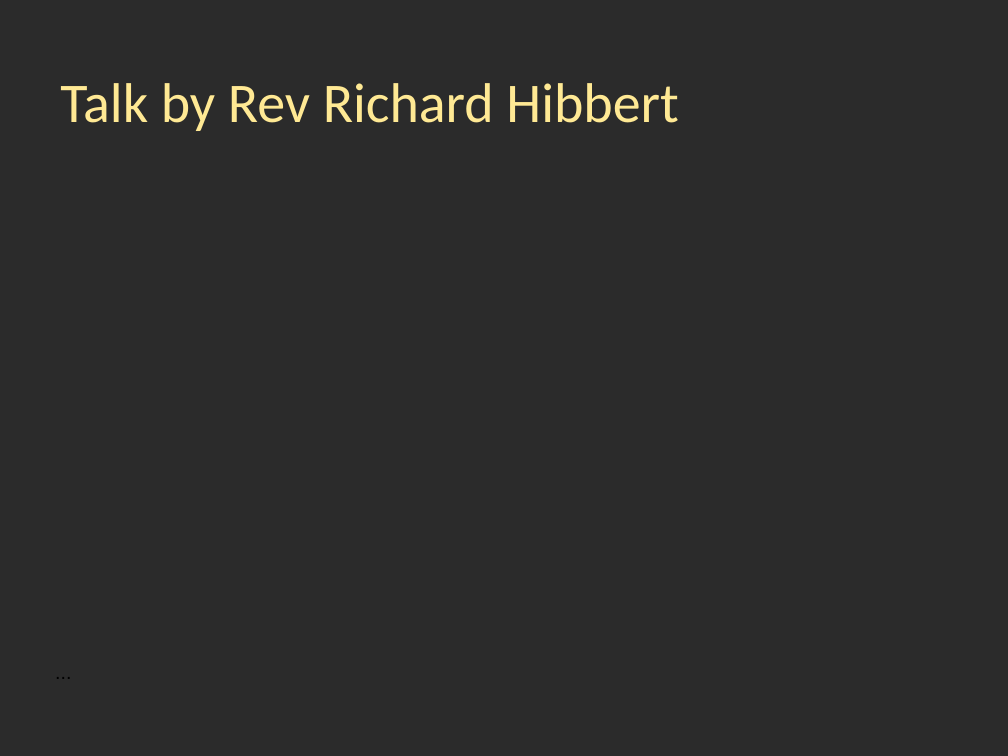
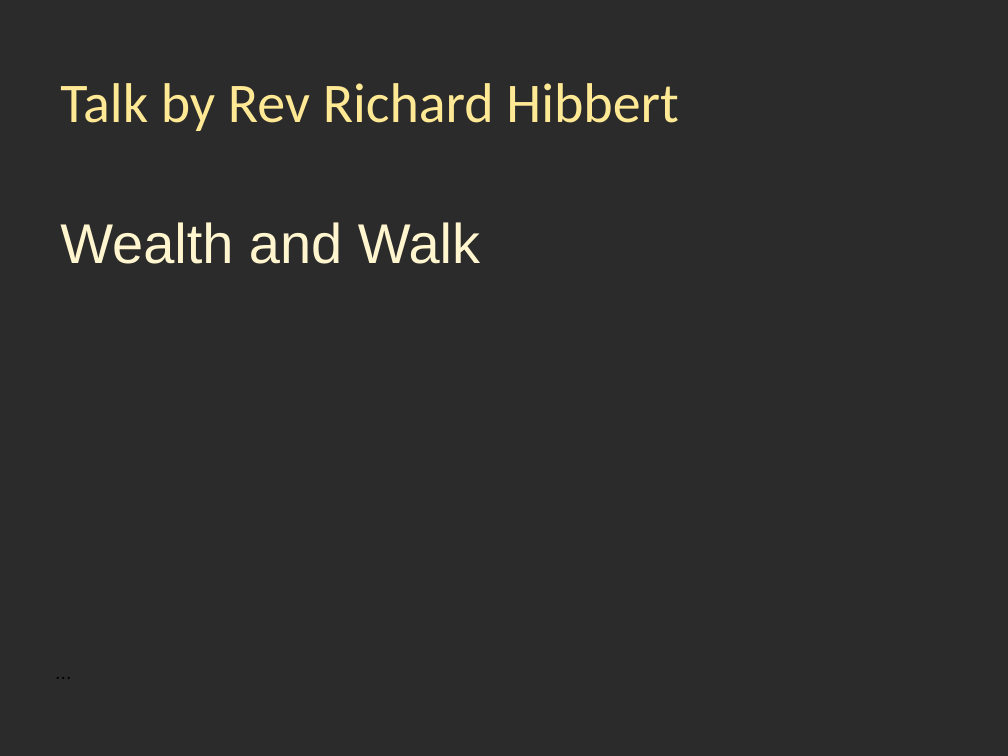
Before and after one commit to WilfridSKendall/WilfridSKendall.github.io, a slide deck: slide 38 of talks/2025-01-26-0930.pptx. Drawn at 1008x756 pixels with LibreOffice and Linux fonts; fonts in the diff are those of the drawing; background and template pictures are left out; a plain dark background stands for a picture behind light text. Boxes give left, top, right and bottom in pixels: in the first picture for what was removed or moved away, otherwise in the second. Text is boxed around its words. In the diff, an @@ line names an element or a change of style, - is before the commit and + after.

```diff
--- a/talks/2025-01-26-0930.pptx
+++ b/talks/2025-01-26-0930.pptx
@@ text at <box>60,222,480,264</box>: paragraph added @@
+Wealth and Walk
```
Also in this commit, not shown: 3 other slides changed.
